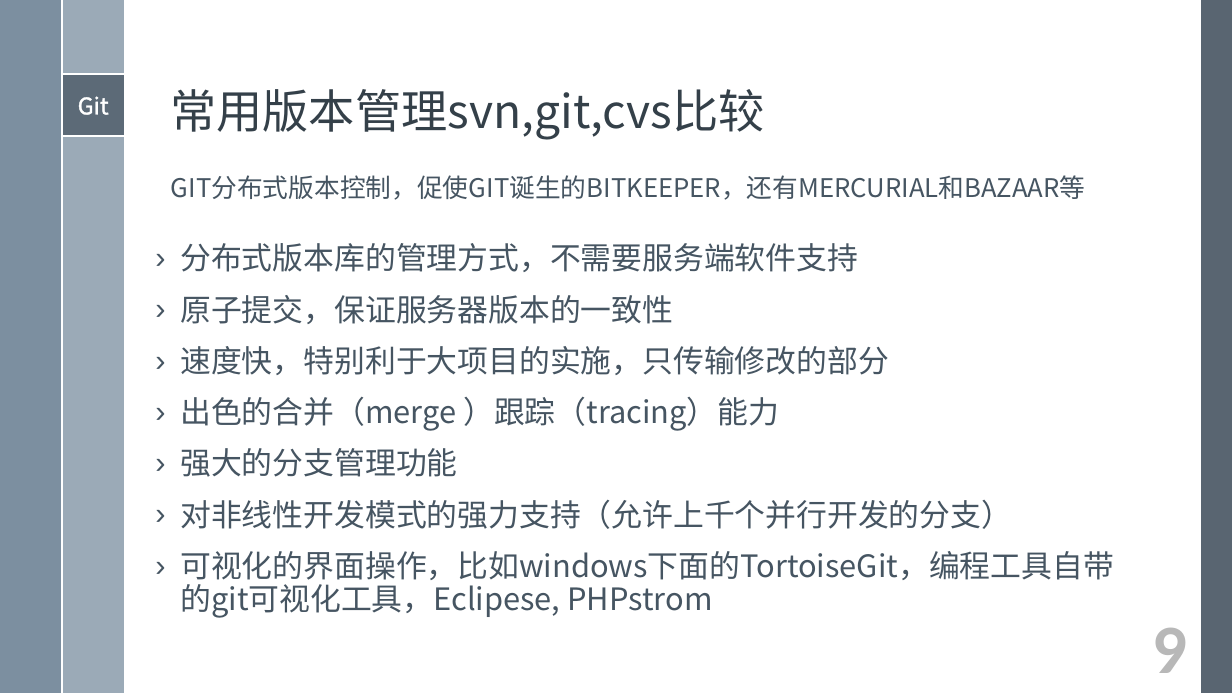
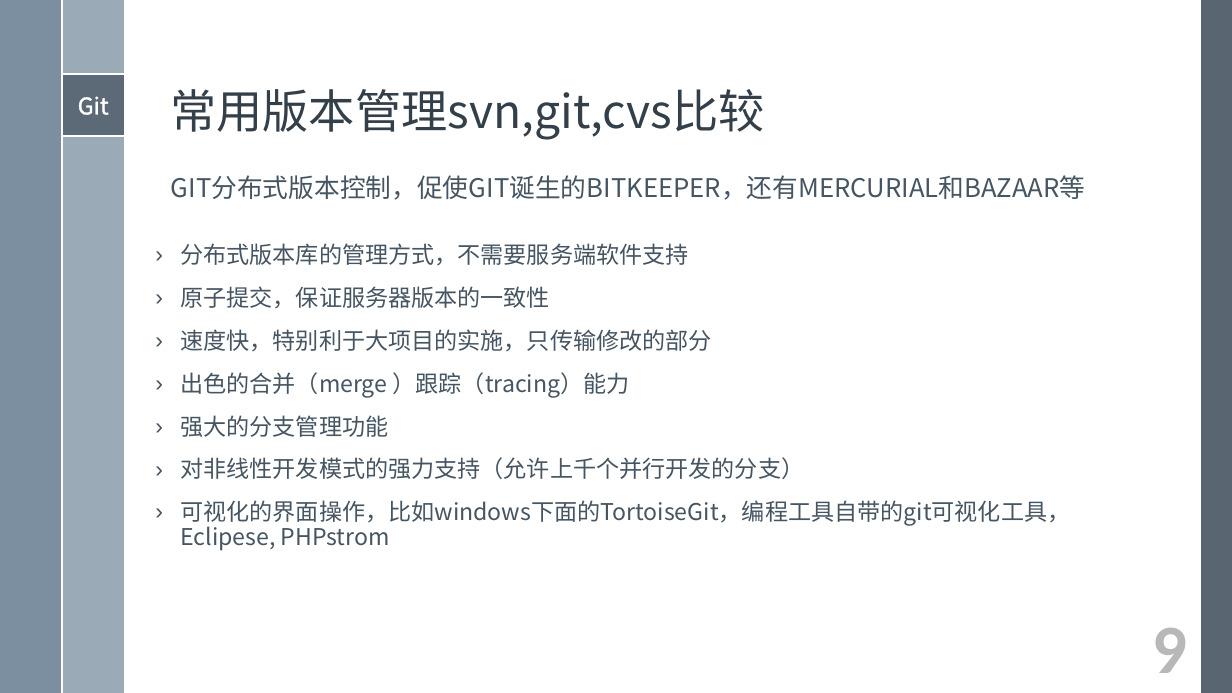
Before and after one commit to xami/joke, a slide deck: slide 9 of docs/Git入门学习/Git入门学习.pptx. Drawn at 1232x693 pixels with LibreOffice and Linux fonts; fonts in the diff are those of the drawing. Boxes give left, top, right and bottom in pixels: in the first picture for what was removed or moved away, otherwise in the second. Text is boxed around its words. In the diff, an @@ line names an element or a change of style, - is before the commit and + after.

```diff
--- a/docs/Git入门学习/Git入门学习.pptx
+++ b/docs/Git入门学习/Git入门学习.pptx
@@ text "分布式版本库的管理方式，不需要服务端软件支持" at [180, 243, 1070, 551]: size 24 to 18 pt @@
```
Also in this commit, not shown: 6 other slides changed.
